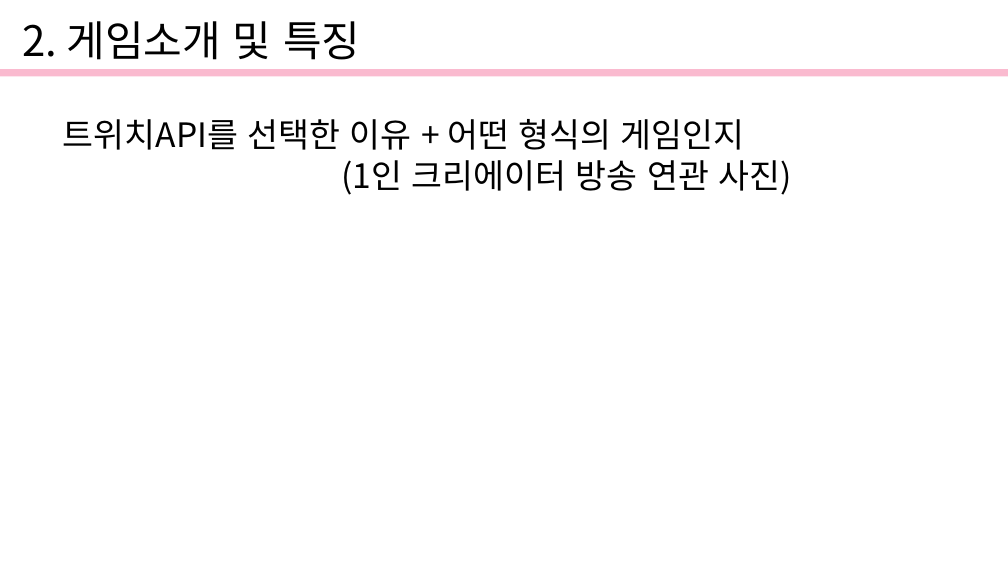
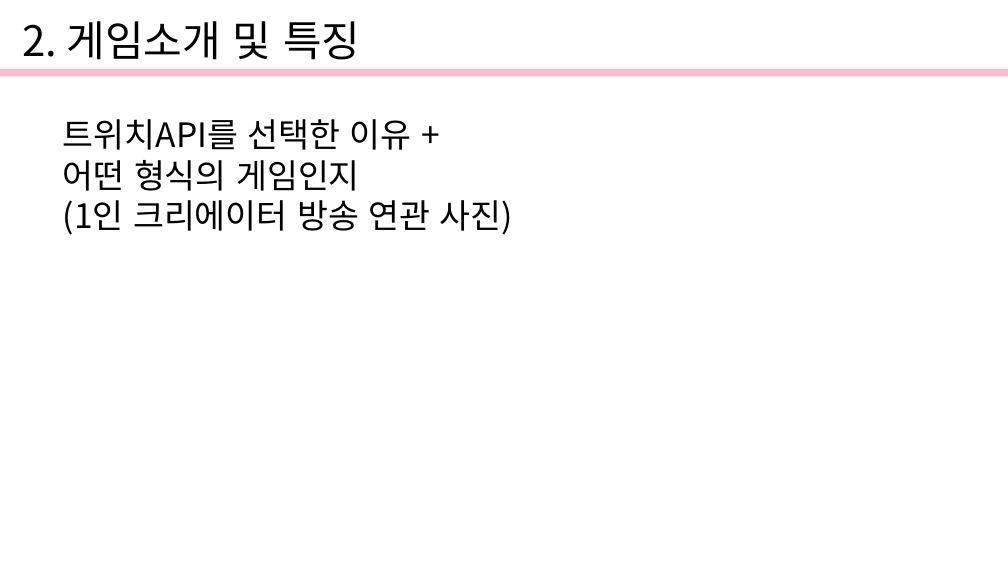
Before and after one commit to gomtange12/Graduation_PJ, a slide deck: slide 4 of Document/발표자료.pptx. Drawn at 1008x567 pixels with LibreOffice and Linux fonts; fonts in the diff are those of the drawing. Boxes give left, top, right and bottom in pixels: in the first picture for what was removed or moved away, otherwise in the second. Text is boxed around its words. In the diff, an @@ line names an element or a change of style, - is before the commit and + after.

```diff
--- a/Document/발표자료.pptx
+++ b/Document/발표자료.pptx
@@ text at [63, 119, 412, 191]: text changed @@
-트위치API를 선택한 이유 + 어떤 형식의 게임인지
+트위치API를 선택한 이유 +
+어떤 형식의 게임인지
```
Also in this commit, not shown: 2 other slides changed.
